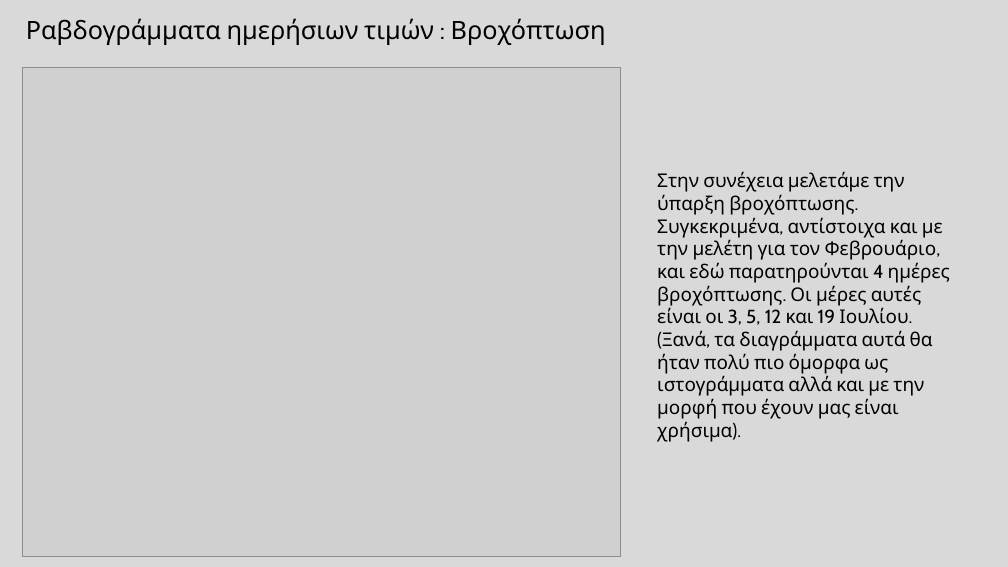
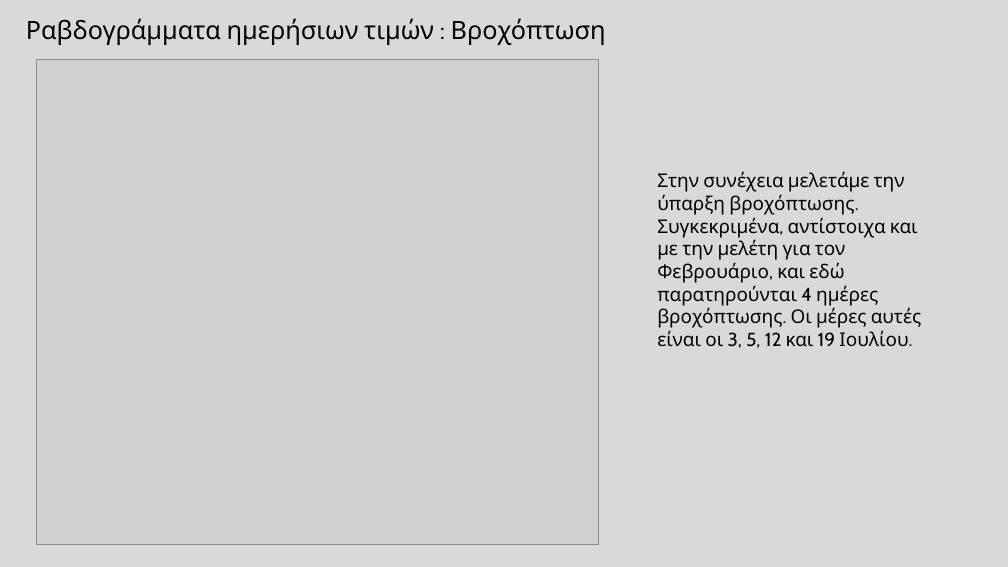
Before and after one commit to nadezsha/MSc---Applied-Meteorology-and-Environmental-Physics, a slide deck: slide 14 of Synoptic and Dynamic Meteorology/training_task/01ΜeteorologicalObservationsOnTheGround.pptx. Drawn at 1008x567 pixels with LibreOffice and Linux fonts; fonts in the diff are those of the drawing; grey boxes stand for pictures. Boxes give left, top, right and bottom in pixels: in the first picture for what was removed or moved away, otherwise in the second. Text is boxed around its words. In the diff, an @@ line names an element or a change of style, - is before the commit and + after.

```diff
--- a/Synoptic and Dynamic Meteorology/training_task/01ΜeteorologicalObservationsOnTheGround.pptx
+++ b/Synoptic and Dynamic Meteorology/training_task/01ΜeteorologicalObservationsOnTheGround.pptx
@@ picture: place and size @@
-picture at [22, 67, 621, 557]
+picture at [36, 60, 598, 544]
@@ text at [657, 171, 921, 348]: text changed @@
-Στην συνέχεια μελετάμε την ύπαρξη βροχόπτωσης. Συγκεκριμένα, αντίστοιχα και με την μελέτη για τον Φεβρουάριο, και εδώ παρατηρούνται 4 ημέρες βροχόπτωσης. Οι μέρες αυτές είναι οι 3, 5, 12 και 19 Ιουλίου. (Ξανά, τα διαγράμματα αυτά θα ήταν πολύ πιο όμορφα ως ιστογράμματα αλλά και με την μορφή που έχουν μας είναι χρήσιμα).
+Στην συνέχεια μελετάμε την ύπαρξη βροχόπτωσης. Συγκεκριμένα, αντίστοιχα και με την μελέτη για τον Φεβρουάριο, και εδώ παρατηρούνται 4 ημέρες βροχόπτωσης. Οι μέρες αυτές είναι οι 3, 5, 12 και 19 Ιουλίου.
```
Also in this commit, not shown: 18 other slides changed, 5 slides added.
